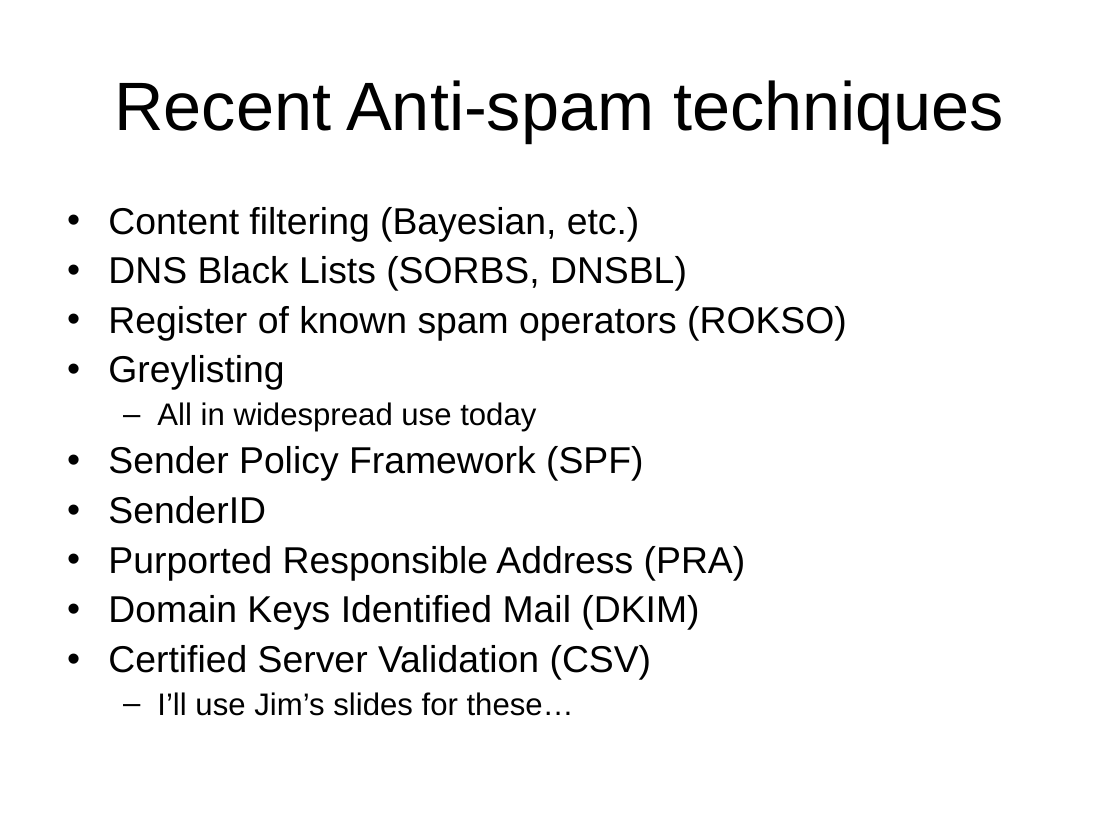
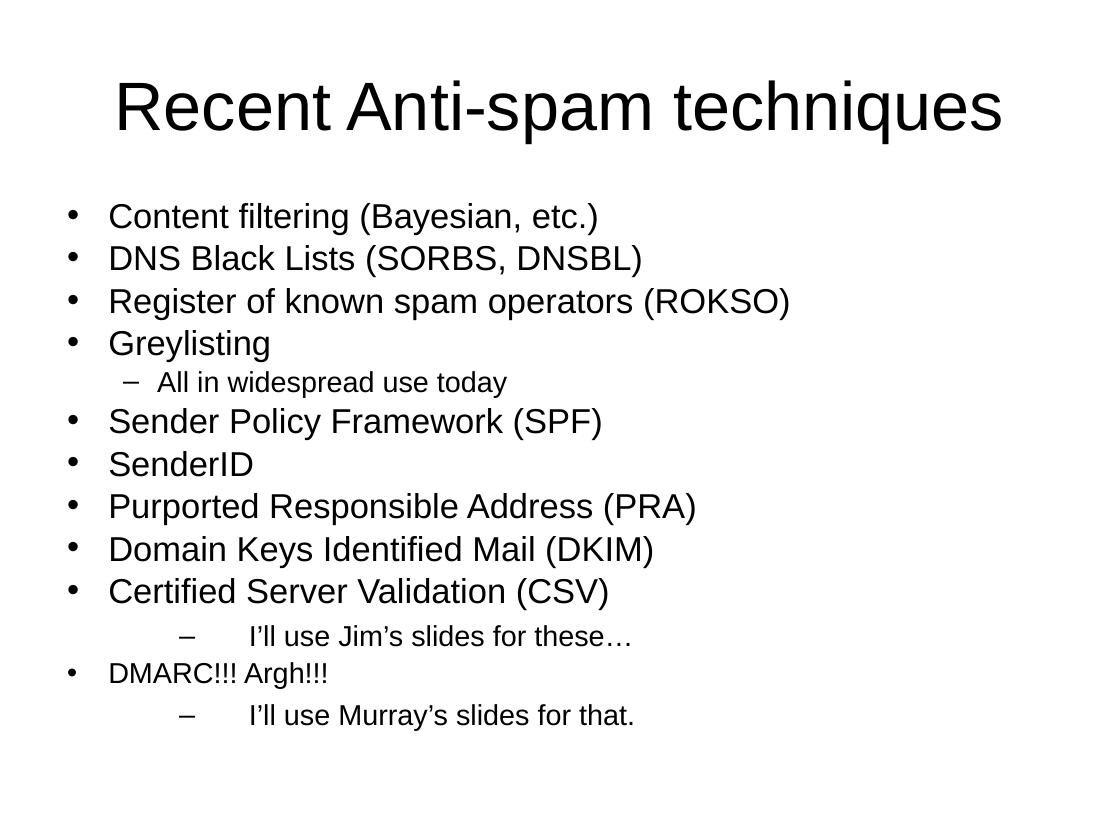
Before and after one commit to sftcd/cs7053, a slide deck: slide 12 of 2016lectures/04-spam.ppt. Drawn at 1120x840 pixels with LibreOffice and Linux fonts; fonts in the diff are those of the drawing. Boxes give left, top, right and bottom in pixels: in the first picture for what was removed or moved away, otherwise in the second. Text is boxed around its words. In the diff, an @@ line names an element or a change of style, - is before the commit and + after.

Commit message:
tweaked spam

```diff
--- a/2016lectures/04-spam.ppt
+++ b/2016lectures/04-spam.ppt
@@ text at bbox=[108, 203, 791, 647]: size 24 to 22.2 pt in "Content filtering (Bayesian, etc.)", "DNS Black Lists (SORBS, DNSBL)", "Register of known spam operators (ROKSO)", "Greylisting" and 5 more places; size 20 to 18.5 pt in "All in widespread use today", "I’ll use Jim’s slides for these…"; line spacing 0.9 to 0.8; indent changed; more space between paragraphs @@
@@ text at bbox=[108, 662, 635, 730]: paragraphs added @@
+• DMARC!!! Argh!!!
+  – I’ll use Murray’s slides for that.
```
Also in this commit, not shown: 3 other files.
